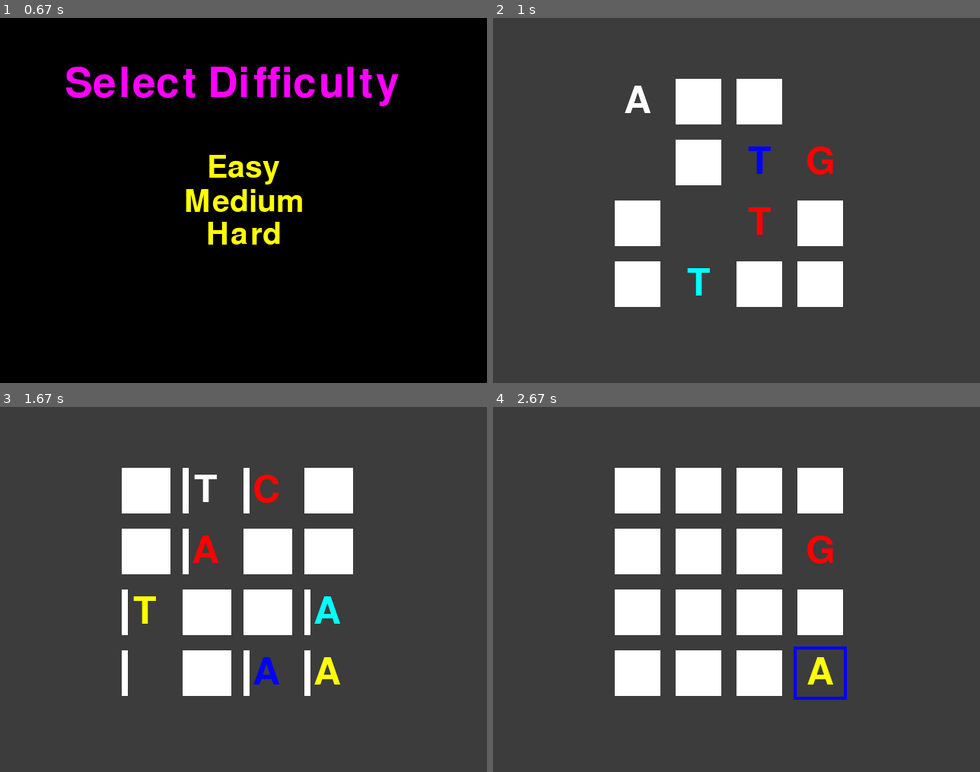
Above: before the commit, frames 1-4 (two rows, left to right).
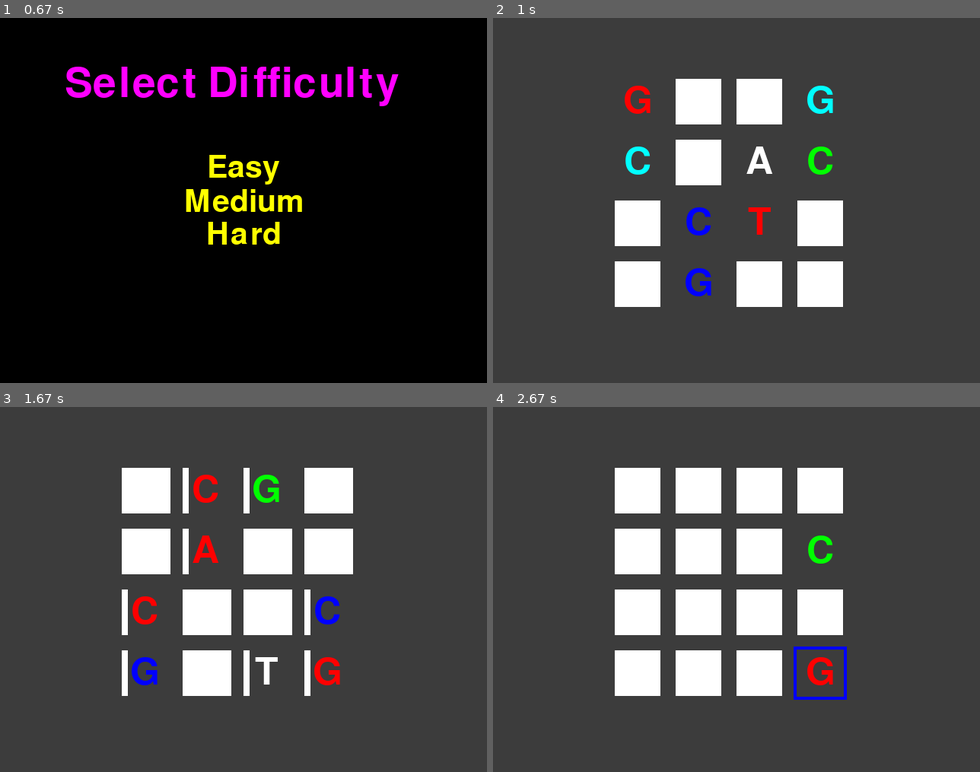
Above: after the commit, the same moments.

Repository: Aksh77/Pygame
Game: pygame game, started from Memory-Game/DNA_Arcade.py
Two runs of this game, one before a commit and one after it. Both use one fixed random seed, a clock stepped at 60 frames per second and the inputs below. The source is Python 2; it was converted automatically to run under Python 3.
Inputs (mouse positions are in pixels of both pictures, inside the frame that each line leads up to):
- Up to frame 1 (0.67 s): press the mouse at (243, 185) at 0.37 s; move the mouse to (165, 233) at 0.47 s; release the mouse at (92, 284) at 0.6 s
- Up to frame 2 (1 s): press the mouse at (736, 167) at 0.7 s; move the mouse to (648, 237) at 0.8 s; release the mouse at (566, 306) at 0.93 s
- Up to frame 3 (1.67 s): click (150, 662) at 1.55 s
- Up to frame 4 (2.67 s): press the mouse at (819, 553) at 1.87 s; move the mouse to (790, 527) at 1.97 s; release the mouse at (760, 505) at 2.1 s; press the mouse at (819, 673) at 2.2 s; move the mouse to (809, 589) at 2.3 s; release the mouse at (804, 501) at 2.43 s

Frame 1 is identical in both runs. In frame 2, 1.8% of the frame differs, in the area x 27-70%, y 18-77%; in frame 3, 2.0%; in frame 4, 0.6%.

Commit message:
Update game.py

Diff:
--- a/Memory-Game/game.py
+++ b/Memory-Game/game.py
@@ -22,7 +22,7 @@
 T='T'
 C='C'
 
-COLORS = (RED, GREEN, BLUE, YELLOW, ORANGE, PURPLE, CYAN, NAVYBLUE, WHITE)
+COLORS = (RED, GREEN, BLUE, YELLOW, ORANGE, PURPLE, CYAN, WHITE)
 LETTERS = (A,G,T,C)
 
 FPS = 30
